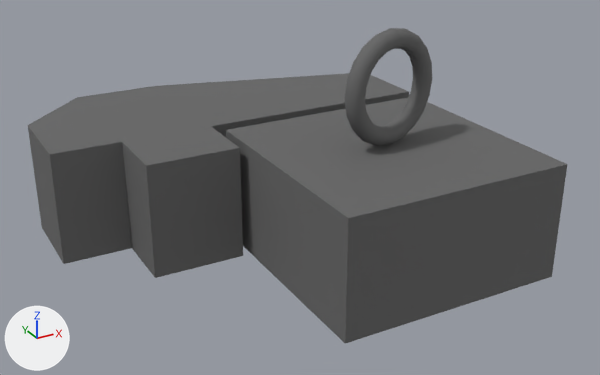
Two versions of the COLLADA model resources/models/anim1.dae, one commit apart.
The view is the same before and after, from a camera (50 mm lens) standing at (-0.0112, -0.0341, 0.0172) and looking at (0.0046, -0.0054, 0.0029). Arrows for +X, +Y and +Z are at lower left; the lights stay in place.

The older version as bpy lines, for what is in view:
```python
me_pcubeshape1 = bpy.data.meshes.new('pCubeShape1')
me_pcubeshape1.from_pydata(...)  # a box spanning x -0.005..0.005, y -0.005..0.005, z -0.0025..0.0025
me_pcubeshape1.materials.append(mat_lambert1)  # dark grey #666666
me_pplaneshape1 = bpy.data.meshes.new('pPlaneShape1')
me_pplaneshape1.from_pydata(...)  # 170 vertices, 336 faces; spans x -0.005..0.0126, y -0.005..0.005, z 0.0..0.005
me_pplaneshape1.materials.append(mat_lambert1)  # dark grey #666666
me_ptorusshape1 = bpy.data.meshes.new('pTorusShape1')
me_ptorusshape1.from_pydata(...)  # a torus around z (ring radius 0.002, tube radius 0.0004) spanning x -0.0024..0.0024, y -0.0024..0.0024, z -0.0004..0.0004
me_ptorusshape1.materials.append(mat_lambert1)  # dark grey #666666
ob_pcube1 = bpy.data.objects.new('pCube1', me_pcubeshape1)
ob_pcube1.location = (0.00735, -0.00783, 0.00254)
ob_pcube1.rotation_euler = (0.0, 0.0, 1.571)  # degrees (0, 0, 90)
ob_pplane1 = bpy.data.objects.new('pPlane1', me_pplaneshape1)
ob_pplane1.location = (0.0, 0.0, 0.0)
ob_ptorus1 = bpy.data.objects.new('pTorus1', me_ptorusshape1)
ob_ptorus1.parent = ob_pcube1
ob_ptorus1.location = (0.000195, -0.000122, 0.00491)
ob_ptorus1.rotation_euler = (1.571, 0.0, 1.8)  # degrees (90, 0, 103)
```
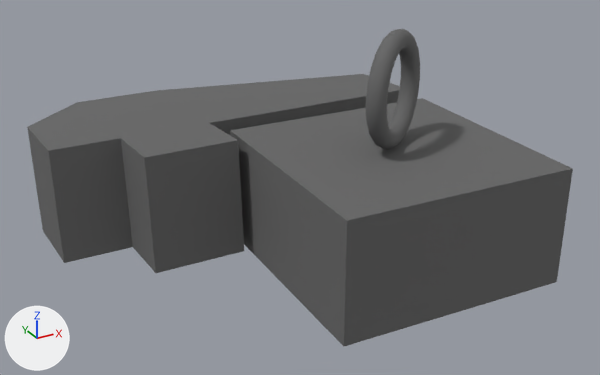
What differs and where, as boxes [x1, y1, x2, y2] in the pictures (600 x 375 px):
'pCube1', moved, turned
    before: [226, 98, 567, 343]
    after: [230, 98, 573, 346]
'pPlane1', moved, turned
    before: [28, 73, 409, 278]
    after: [27, 74, 400, 273]
'pTorus1', moved, turned
    before: [345, 28, 432, 146]
    after: [366, 29, 420, 149]

The change in detail:
Object 'pPlane1' (ob_pplane1) moves from (0.0, 0.0, 0.0) to (0.0, -0.00014, 0.0).
Object 'pPlane1' (ob_pplane1) turns from (0, 0, 0) to (-3.3, 0, 0) degrees about x, y and z.
Object 'pCube1' (ob_pcube1) moves from (0.00735, -0.00783, 0.00254) to (0.00735, -0.00811, 0.00254).
Object 'pCube1' (ob_pcube1) turns from (0, 0, 90) to (0, 0, 88) degrees about x, y and z.
Object 'pTorus1' (ob_ptorus1) turns from (90, 0, 103) to (90, 0, 127) degrees about x, y and z.
